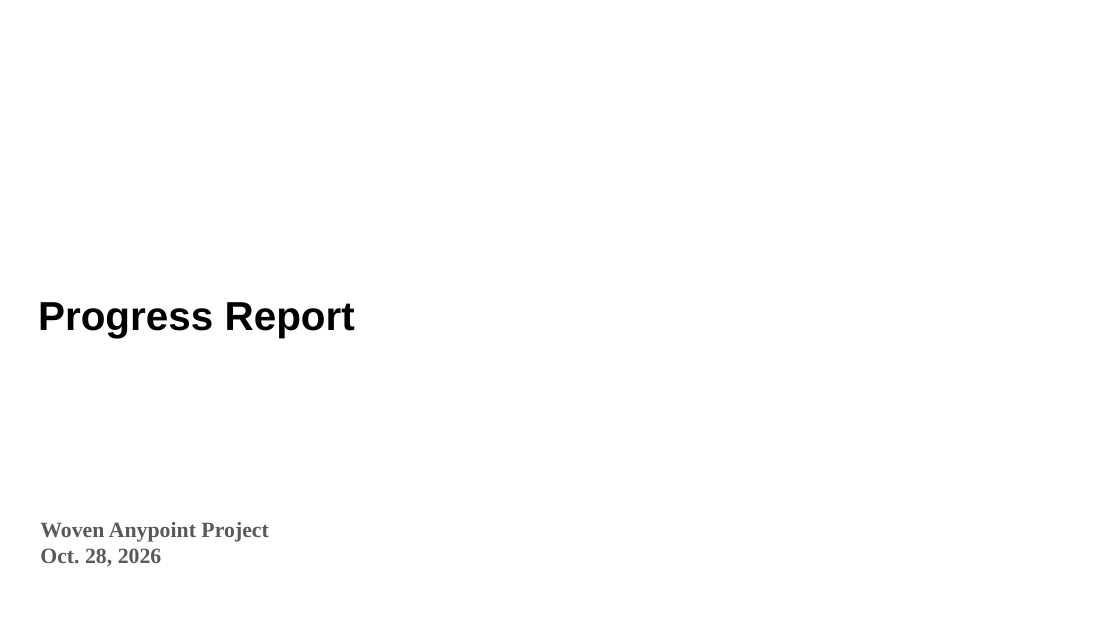
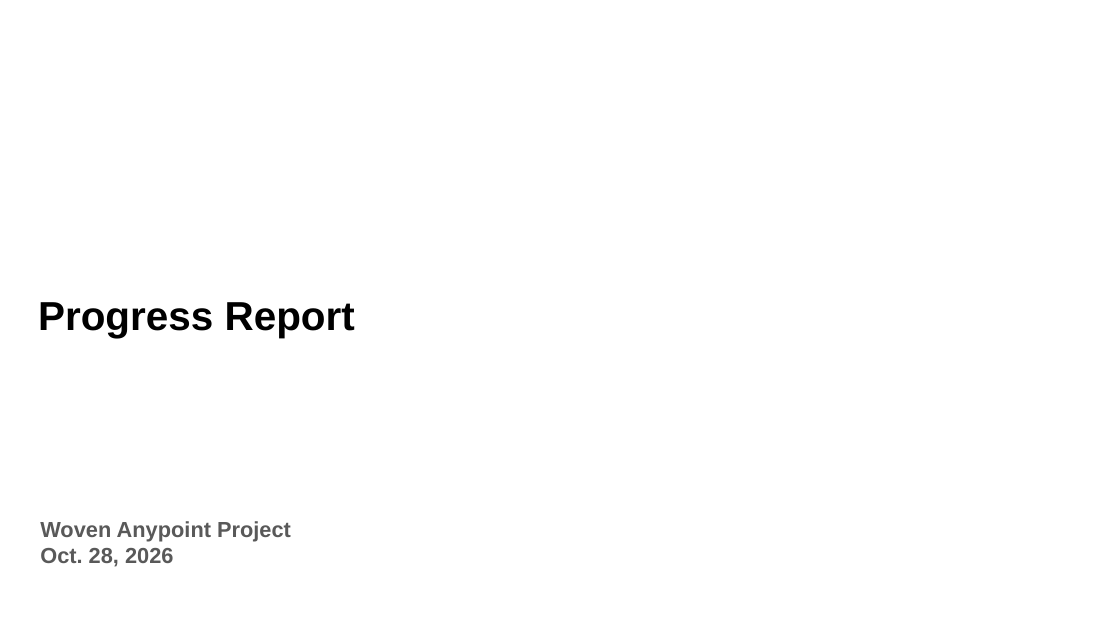
Before and after one commit to torridfish/dotfiles, a slide deck: slide 1 of agents/.agents/skills/research-slides/assets/research-slides-template.pptx. Drawn at 1120x630 pixels with LibreOffice and Linux fonts; fonts in the diff are those of the drawing; background and template pictures are left out. Boxes give left, top, right and bottom in pixels: in the first picture for what was removed or moved away, otherwise in the second. Text is boxed around its words. In the diff, an @@ line names an element or a change of style, - is before the commit and + after.

Commit message:
feat(research-slides): add Marp markdown pipeline before the slide-maker rewrite
Snapshot of the skill before it becomes slide-maker: the Marp theme, engine and
slides.sh (KaTeX math, per-slide footnotes, figure rows, table roles, code
blocks), transparent 800-dpi tex2img output, versioned LibreOffice detection,
and the pending deck.js / design-system edits.

```diff
--- a/agents/.agents/skills/research-slides/assets/research-slides-template.pptx
+++ b/agents/.agents/skills/research-slides/assets/research-slides-template.pptx
@@ text "Woven Anypoint Project" at (40, 521, 291, 567): font Times New Roman to Arial @@
```
Also in this commit, not shown: 12 other slides changed, 19 other files.
